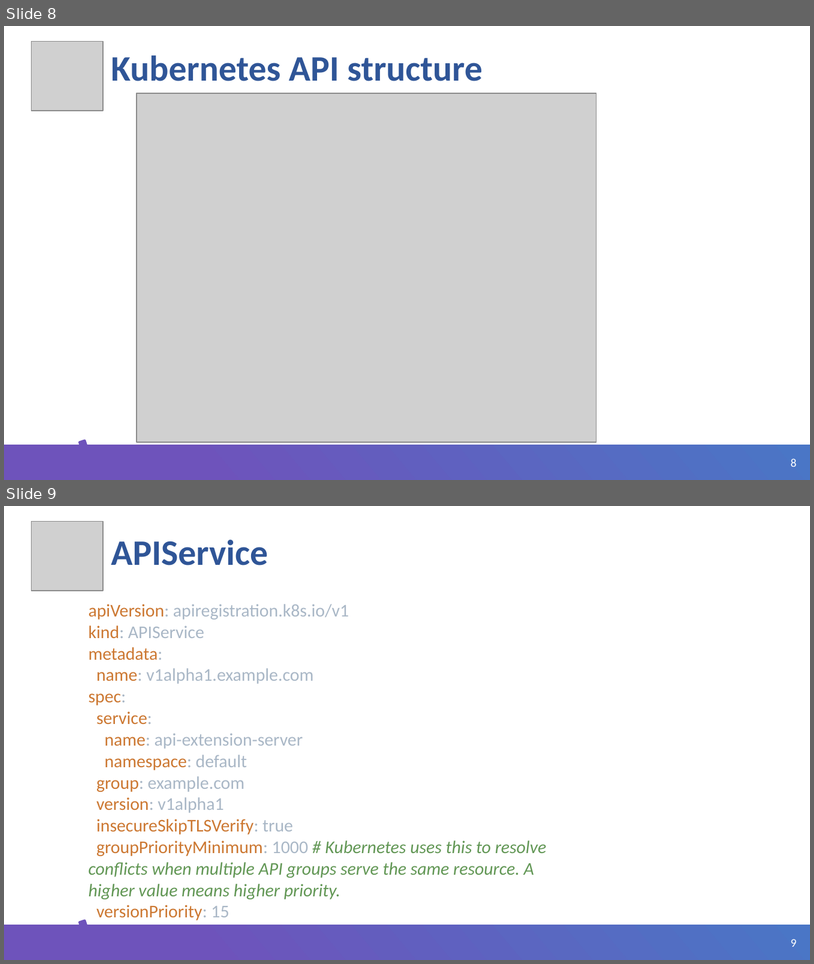
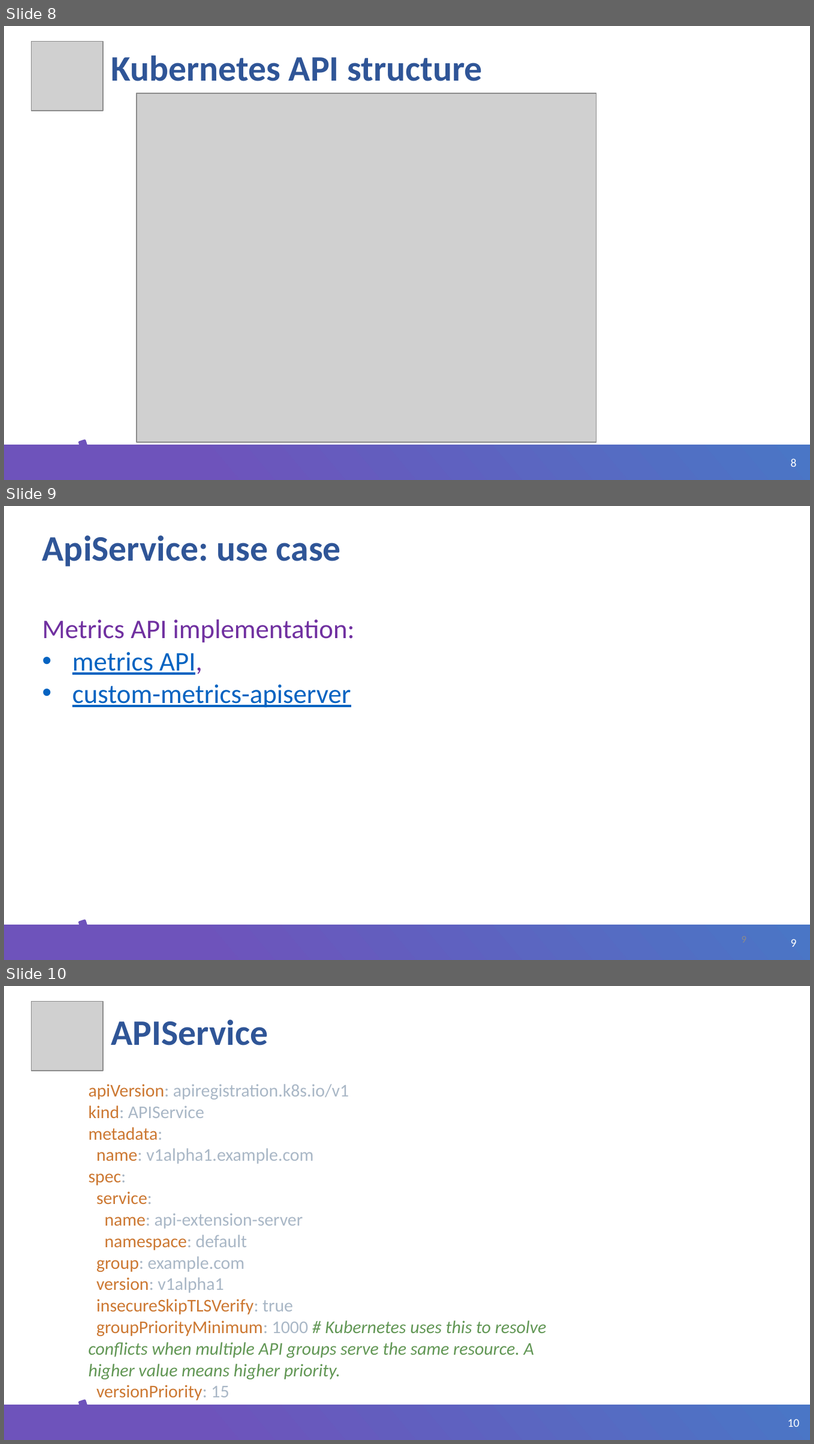
Before and after one commit to ybaryshnikova/extensions-meetup, a slide deck: Kubernetes APIService.pptx. Shown one above the other, each under a label of ours: slides 8 and 9 before the commit, slides 8, 9 and 10 after it. The pictures are 814x964 and 814x1444 pixels, drawn with LibreOffice and Linux fonts; fonts in the diff are those of the drawing; grey boxes stand for pictures; background and template pictures are left out. Boxes give left, top, right and bottom in pixels: in the first picture for what was removed or moved away, otherwise in the second. Text is boxed around its words. In the diff, an @@ line names an element or a change of style, - is before the commit and + after.

```diff
--- a/Kubernetes APIService.pptx
+++ b/Kubernetes APIService.pptx
@@ slide 9 added at (4, 506, 810, 960), background #FFFFFF; not listed: 3 template elements that a slide beside it also shows @@
@@ title added at (42, 535, 341, 567), 32 pt, text #2F5597, bold @@
+ApiService: use case
@@ text added at (42, 619, 355, 708), 24 pt, text #0563C1, underline @@
+Metrics API implementation:
+• metrics API,
+• custom-metrics-apiserver
@@ page number added at (573, 926, 755, 951), 9 pt, text #8C8C8C @@
+9
@@ what was slide 9 is now slide 10 @@
@@ page number at (788, 1419, 800, 1426): text changed @@
-9
+10
```
Also in this commit, not shown: 3 other files.
